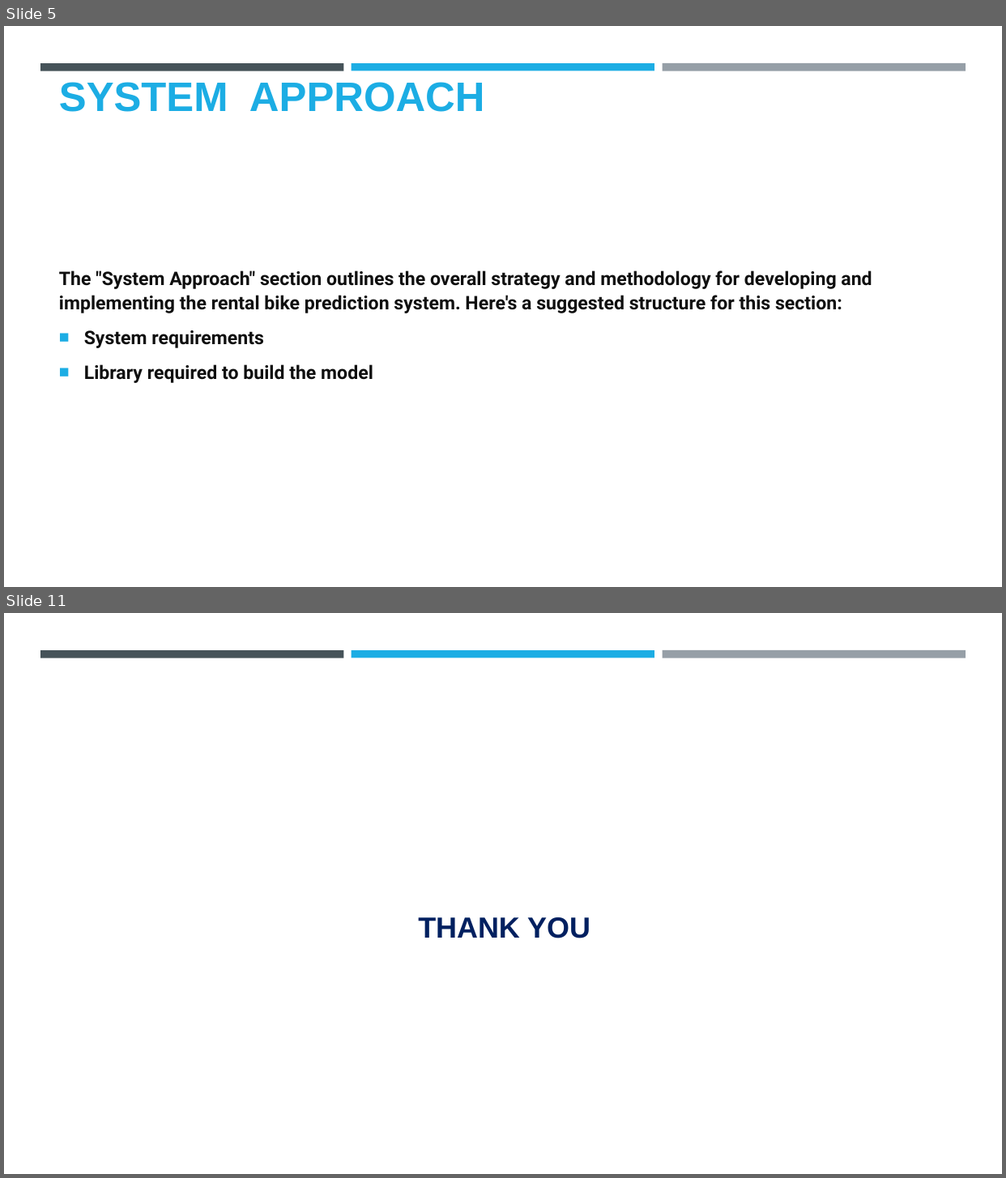
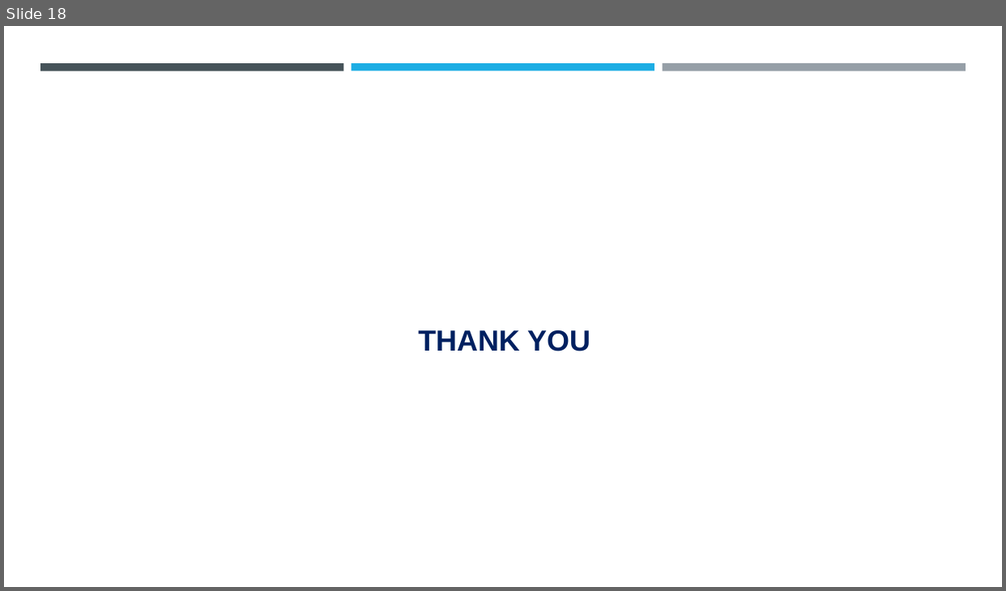
Before and after one commit to Dhayanithi05/ProjectNM, a slide deck: Project.pptx. Shown one above the other, each under a label of ours: slides 5 and 11 before the commit, slide 18 after it; the slides between them are not shown. The pictures are 1006x1178 and 1006x591 pixels, drawn with LibreOffice and Linux fonts; fonts in the diff are those of the drawing; background and template pictures are left out. Boxes give left, top, right and bottom in pixels: in the first picture for what was removed or moved away, otherwise in the second. Text is boxed around its words. In the diff, an @@ line names an element or a change of style, - is before the commit and + after.

```diff
--- a/Project.pptx
+++ b/Project.pptx
@@ slide 5 removed at (4, 26, 1002, 587), background #FFFFFF; not listed: 3 template elements that a slide beside it also shows @@
@@ title removed at (59, 82, 485, 112) @@
-SYSTEM APPROACH
@@ text removed at (59, 271, 872, 383) @@
-The "System Approach" section outlines the overall strategy and methodology for developing and implementing the rental bike prediction system. Here's a suggested structure for this section:
-■ System requirements
-■ Library required to build the model
@@ what was slide 11 is now slide 18 @@
```
Also in this commit, not shown: 4 slides changed, 13 slides added, 5 other slides removed.
